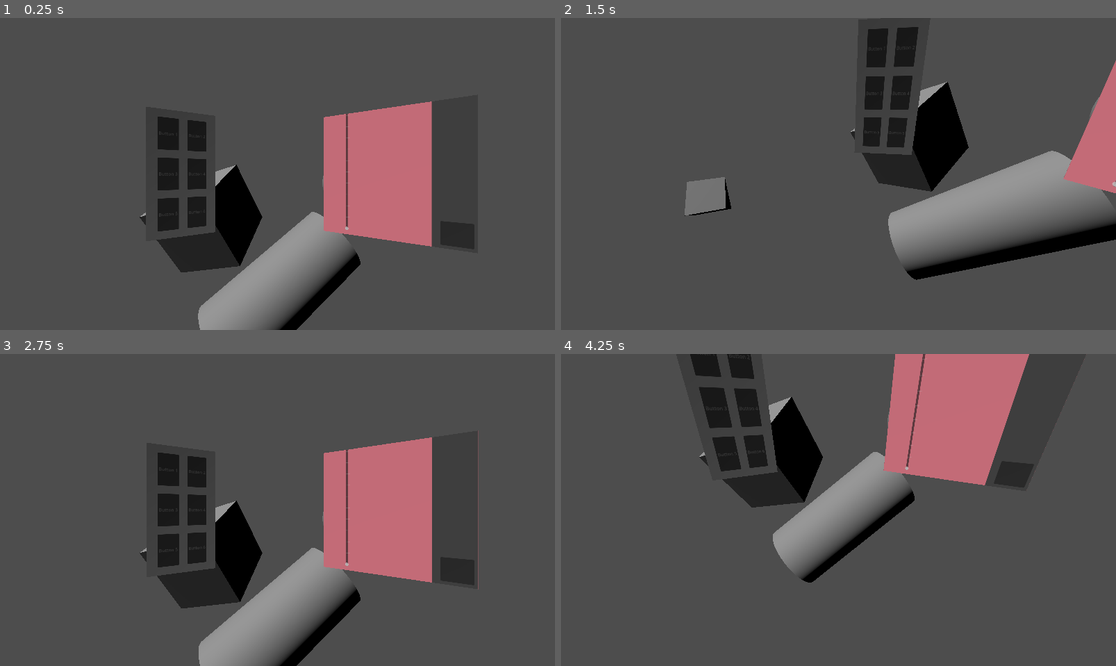
Above: before the commit, frames 1-4 (two rows, left to right).
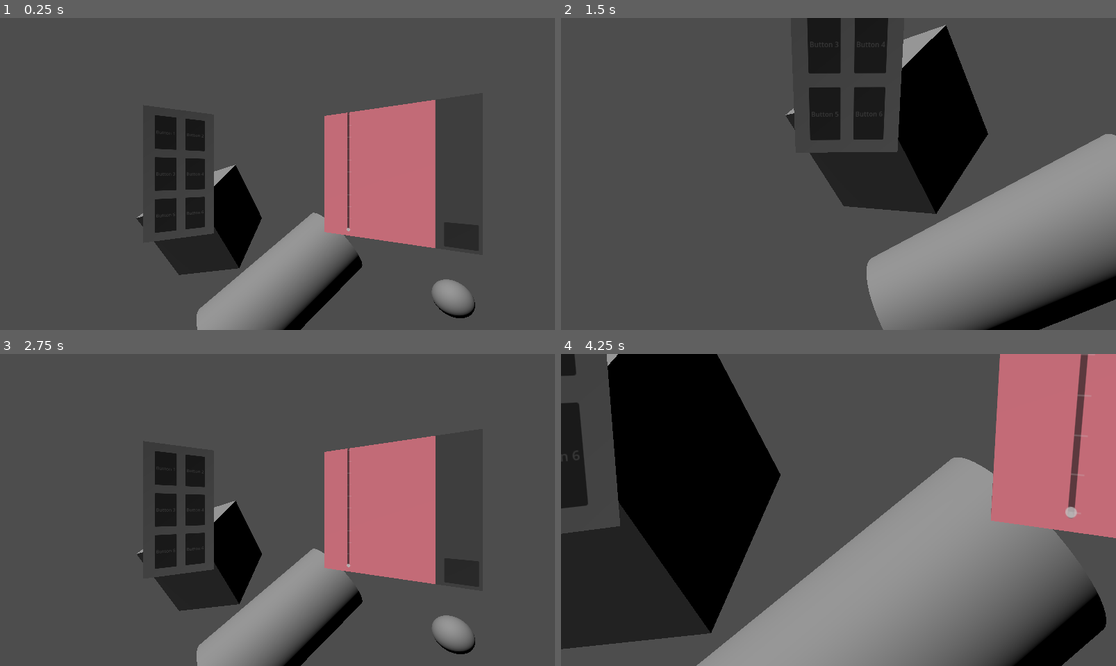
Above: after the commit, the same moments.

Repository: ATTOCORRECT/PianoVirus-ProjectFiles
Game: Godot game, scene res://Scenes/game.tscn
Two runs of this game, one before a commit and one after it. Both use one fixed random seed, a clock stepped at 60 frames per second and the inputs below.
Inputs (mouse positions are in pixels of both pictures, inside the frame that each line leads up to):
- Up to frame 1 (0.25 s): no input
- Up to frame 2 (1.5 s): tap Enter at 0.5 s; move the mouse to (960, 158) at 0.52 s; hold S (look_down) 0.53-1.28 s; click (960, 158) at 0.67 s; move the mouse to (727, 189) at 1.27 s; tap A (look_left) at 1.35 s; click (727, 189) at 1.42 s
- Up to frame 3 (2.75 s): move the mouse to (333, 441) at 2.02 s; hold D (look_right) from 2.03 s (still down); click (333, 441) at 2.17 s
- Up to frame 4 (4.25 s): move the mouse to (810, 572) at 2.77 s; release D (look_right) at 2.78 s; tap W (look_up) at 2.85 s; click (810, 572) at 2.92 s; tap Space at 3.5 s; move the mouse to (1005, 556) at 3.52 s; hold S (look_down) from 3.53 s (still down); click (1005, 556) at 3.67 s

The runs differ from the first frame. In frame 1, 2.7% of the frame differs, in the area x 24-87%, y 26-100%; in frame 2, 27%; in frame 3, 2.7%; in frame 4, 74%, in the area x 0-100%, y 0-100%.

Commit message:
Camera Zoom

Diff:
--- a/just_space_things_godot/Scenes/Player/LookController.gd
+++ b/just_space_things_godot/Scenes/Player/LookController.gd
@@ -1,7 +1,10 @@
 extends Node3D
+
 var look_target
-var currently_looking
+var currently_looking: Vector3
+
 const LOOK_SPEED = 10
+const TARGET_SIZE = 3
 
 var current_anchor
 
@@ -40,6 +43,8 @@
 	currently_looking = lerp(currently_looking, look_target, delta * LOOK_SPEED)
 	look_at(currently_looking)
 
+	field_of_view()
+
 func set_look_target(anchor):
 	if anchor != null:
 		current_anchor = anchor
@@ -57,3 +62,10 @@
 
 	if event.is_action_pressed("look_right"):
 		set_look_target(right_look_dictionary[current_anchor])
+
+func field_of_view():
+	var distance = currently_looking.distance_to(Vector3.ZERO)
+
+	var fov = rad_to_deg(2 * atan(TARGET_SIZE / (2 * distance)))
+
+	$".".set_fov(fov)
--- a/just_space_things_godot/Scenes/game.tscn
+++ b/just_space_things_godot/Scenes/game.tscn
@@ -98,13 +98,19 @@
 
 [node name="Player" parent="." instance=ExtResource("1_2w8ir")]
 
+[node name="Down Anchor" parent="Player/Anchors" index="2"]
+transform = Transform3D(1, 0, 0, 0, 1, 0, 0, 0, 1, 0.0465045, -1.7682, -6.72338)
+
+[node name="Right Anchor" parent="Player/Anchors" index="3"]
+transform = Transform3D(4.99514, 0, 0, 0, 1, 0, 0, 0, -6.90267, 5.19856, -3.68591, -6.11328)
+
 [node name="MeshInstance3D3" type="MeshInstance3D" parent="."]
-transform = Transform3D(-0.495993, -0.777344, -0.386945, 0.317972, -0.577266, 0.752102, -0.808013, 0.25, 0.533494, 0.0695107, -1.55919, -2.86058)
+transform = Transform3D(-0.495993, -0.777344, -0.386945, 0.317972, -0.577266, 0.752102, -0.808013, 0.25, 0.533493, 0.0695107, -1.55919, -2.86058)
 mesh = SubResource("CylinderMesh_wi0oe")
 skeleton = NodePath("../MeshInstance3D")
 
 [node name="MeshInstance3D2" type="MeshInstance3D" parent="."]
-transform = Transform3D(0.129487, -0.808013, 0.574759, 0.574759, 0.533494, 0.620513, -0.808013, 0.25, 0.533494, 1.23135, -0.148794, -3.25541)
+transform = Transform3D(0.129487, -0.808013, 0.574759, 0.574759, 0.533494, 0.620513, -0.808013, 0.25, 0.533494, 5.25048, -3.7274, -6.2493)
 mesh = SubResource("SphereMesh_a7d6c")
 skeleton = NodePath("../MeshInstance3D")
 
@@ -128,3 +134,5 @@
 
 [node name="Interactive Button" parent="." instance=ExtResource("4_536go")]
 transform = Transform3D(0.5, 0, 0.866025, 0, 1, 0, -0.866025, 0, 0.5, -1.29771, -0.577002, -0.391513)
+
+[editable path="Player"]
